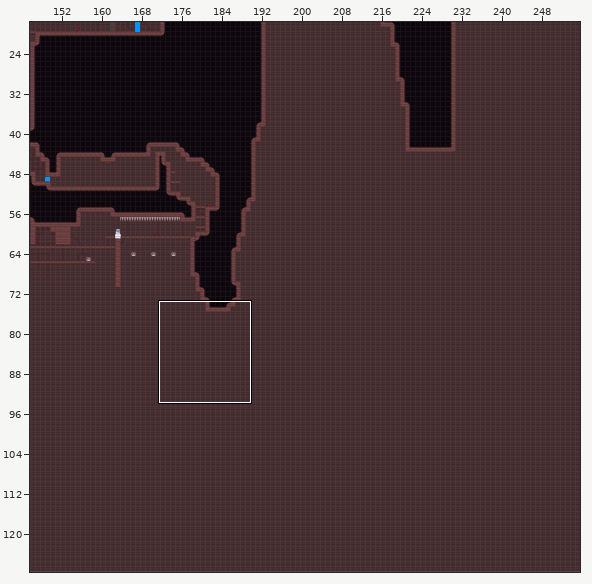
An edit to a level. Tiled map, Monofoxe.Demo/Monofoxe.Demo/Content/Maps/lvl2.tmx. Above, an overview of the earlier version with the close-up marked.
Close-up. Before the edit:
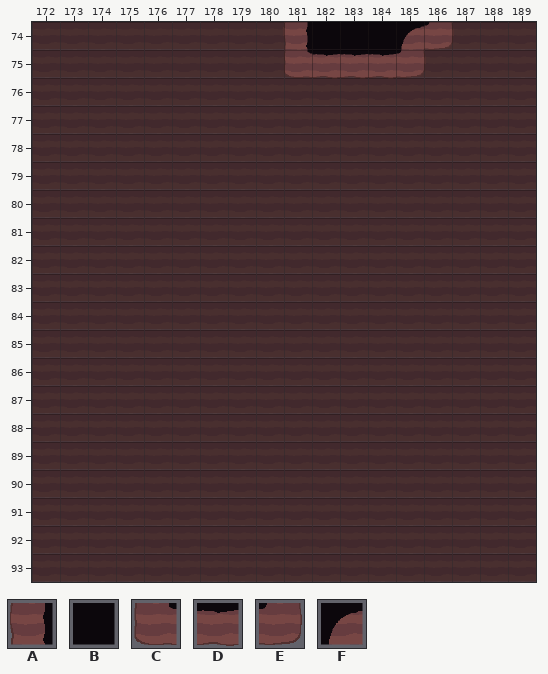
Cells are 48x48 px. Shown: x 172..189, y 74..93. The commit also changed other parts of the map, which this record leaves out.
Key: from "test": A 72 "Solid", B 73 "Solid", C 80 "Solid", D 81 "Solid", E 82 "Solid", F 88 "Solid".
_ is an empty cell.
Layers that did not change in this view are not listed.
Layer "Tiles" before, first column x 172:
74 _________ABBBFE___
75 _________CDDDE____
76 __________________
77 __________________
78 __________________
79 __________________
80 __________________
81 __________________
82 __________________
83 __________________
84 __________________
85 __________________
86 __________________
87 __________________
88 __________________
89 __________________
90 __________________
91 __________________
92 __________________
93 __________________
After the commit:
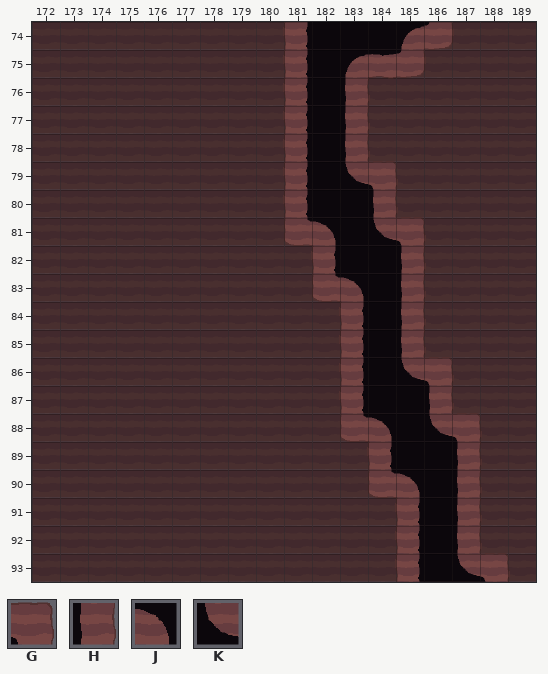
Further tiles: from "test": G 66 "Solid", H 74 "Solid", J 89 "Solid", K 90 "Solid".
Diff:
Layer "Tiles":
y 75: x 181..183 CDD -> ABF
y 76..78: x 181..183 ___ -> ABH
y 79: x 181..184 ____ -> ABKG
y 80: x 181..184 ____ -> ABBH
y 81: x 181..185 _____ -> CJBKG
y 82: x 182..185 ____ -> ABBH
y 83: x 182..185 ____ -> CJBH
y 84..85: x 183..185 ___ -> ABH
y 86: x 183..186 ____ -> ABKG
y 87: x 183..186 ____ -> ABBH
y 88: x 183..187 _____ -> CJBKG
y 89: x 184..187 ____ -> ABBH
y 90: x 184..187 ____ -> CJBH
y 91..92: x 185..187 ___ -> ABH
y 93: x 185..188 ____ -> ABKG
Boxes around the changes in both close-ups, in picture pixels (x1, y1, x2, y2):
changed: (284, 51, 510, 582)
